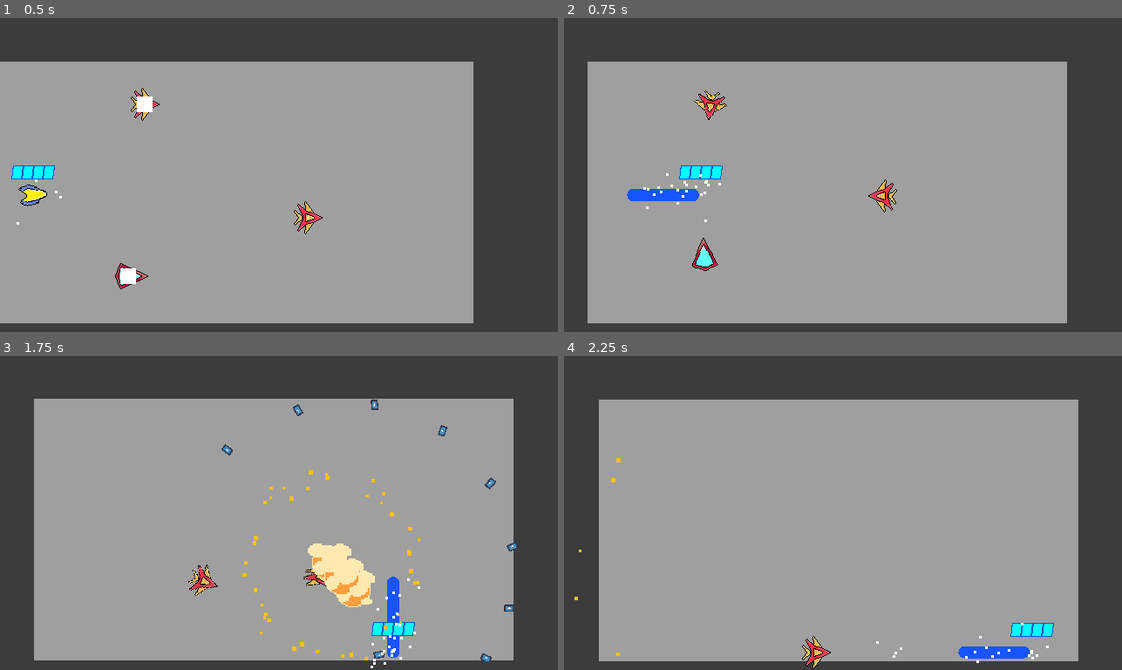
Above: before the commit, frames 1-4 (two rows, left to right).
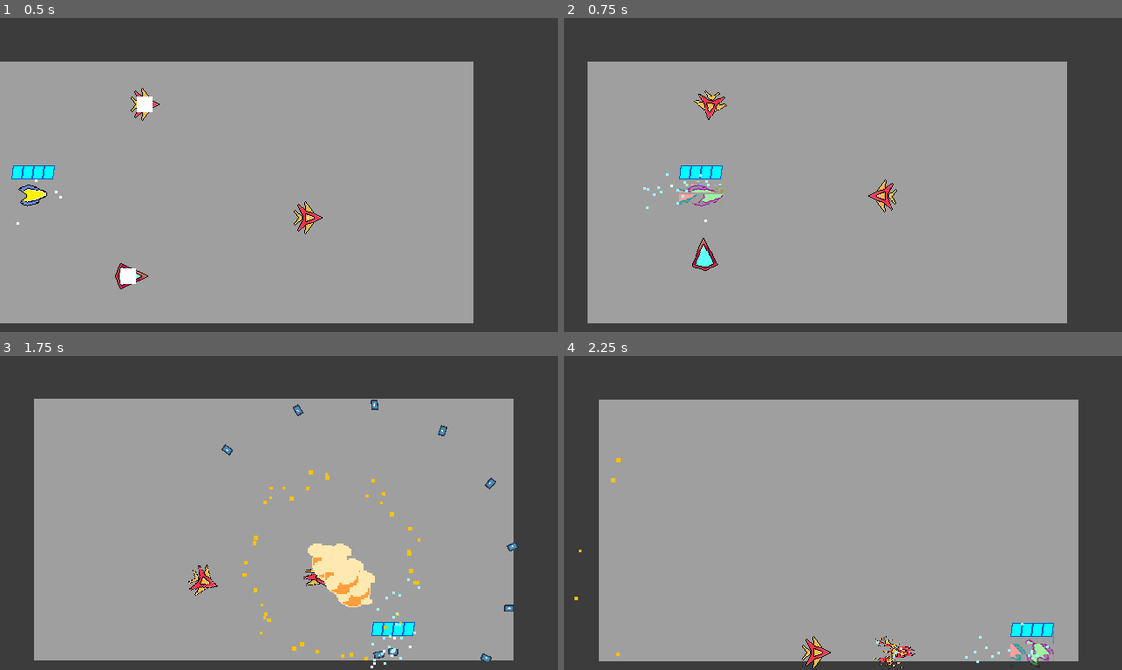
Above: after the commit, the same moments.

Repository: Nick98765432/Space-Blast
Game: Godot game, scene res://Levels/Level levels/node_2d.tscn
The game is run twice, just before and just after one commit, with the same random seed, the same clock (stepped at 60 frames per second) and the same inputs. The engine's default icon, where the game draws it, is replaced by a stand-in: a white triangle on a blue panel in a dark square. Sound files missing from this copy of the repository are replaced by a short silence.
Inputs (mouse positions are in pixels of both pictures, inside the frame that each line leads up to):
- Up to frame 1 (0.5 s): no input
- Up to frame 2 (0.75 s): move the mouse to (965, 159) at 0.52 s; hold D (right) from 0.53 s (still down); tap Shift (dash) at 0.6 s
- Up to frame 3 (1.75 s): move the mouse to (167, 528) at 1.27 s; release D (right) at 1.28 s; hold S (down) from 1.28 s (still down); right-click (167, 528) at 1.35 s; tap Shift (dash) at 1.55 s
- Up to frame 4 (2.25 s): move the mouse to (898, 443) at 2.02 s; release S (down) at 2.03 s; hold D (right) from 2.03 s (still down); tap Shift (dash) at 2.1 s

Frame 1 is identical in both runs. In frame 2, 0.8% of the frame differs, in the area x 11-29%, y 49-61%; in frame 3, 0.5%; in frame 4, 1.0%, in the area x 55-88%, y 85-100%.

Commit message:
glitch effect dash

Diff:
--- a/Enemies/Scenes/Spectre.tscn
+++ b/Enemies/Scenes/Spectre.tscn
@@ -12,29 +12,57 @@
 [ext_resource type="PackedScene" uid="uid://c06hquc6cp2ot" path="res://Enemies/Components/sounds.tscn" id="7_xirbi"]
 [ext_resource type="PackedScene" uid="uid://cenknsm871ybr" path="res://Enemies/Components/pathfinding_brain.tscn" id="8_g4ivx"]
 
+[sub_resource type="CircleShape2D" id="CircleShape2D_knqma"]
+
 [sub_resource type="Shader" id="Shader_u0n1h"]
 code = "shader_type canvas_item;
-uniform vec4 flashColour = vec4(1.0);
+
+uniform float shake_power = 0.03;
+uniform float shake_rate : hint_range(0.0, 1.0) = 0.2;
+uniform float shake_speed = 5.0;
+uniform float shake_block_size = 30.5;
+uniform float shake_color_rate : hint_range(0.0, 1.0) = 0.01;
+
+uniform vec4 flashColour : source_color = vec4(1.0);
 uniform float mixAmount = 0.9;
-void fragment() {
-	vec4 colour = texture(TEXTURE, UV);
-	colour.rgb = mix(colour.rgb,flashColour.rgb,mixAmount);
-	COLOR = colour;
+
+float random(float seed) {
+    return fract(543.2543 * sin(dot(vec2(seed, seed), vec2(3525.46, -54.3415))));
 }
 
-//void light() {
-	// Called for every pixel for every light affecting the CanvasItem.
-	// Uncomment to replace the default light processing function with this one.
-//}
-"
+void fragment() {
+    // Base sprite
+    vec4 base = texture(TEXTURE, UV);
+
+    // Shake enable
+    float enable_shift = float(random(floor(TIME * shake_speed)) < shake_rate);
+
+    // Distorted UV
+    vec2 uv = UV;
+    uv.x += (random(floor(UV.y * shake_block_size) / shake_block_size + TIME) - 0.5)
+            * shake_power * enable_shift;
+
+    vec4 glitch = texture(TEXTURE, uv);
+
+    // Blend base + glitch
+    vec4 color = mix(base, glitch, enable_shift);
+
+    // Flash overlay (final stage)
+    color.rgb = mix(color.rgb, flashColour.rgb, mixAmount);
+
+    COLOR = color;
+}"
 
 [sub_resource type="ShaderMaterial" id="ShaderMaterial_vyvvj"]
 resource_local_to_scene = true
 shader = SubResource("Shader_u0n1h")
-shader_parameter/flashColour = Vector4(1, 1, 1, 1)
+shader_parameter/shake_power = 0.5
+shader_parameter/shake_rate = 0.0
+shader_parameter/shake_speed = 1.0
+shader_parameter/shake_block_size = 30.5
+shader_parameter/shake_color_rate = 0.0
+shader_parameter/flashColour = Color(1, 1, 1, 1)
 shader_parameter/mixAmount = 0.0
-
-[sub_resource type="CircleShape2D" id="CircleShape2D_knqma"]
 
 [node name="Spectre" type="CharacterBody2D" groups=["enemies"]]
 texture_filter = 1
@@ -43,10 +71,6 @@
 motion_mode = 1
 wall_min_slide_angle = 0.0
 script = ExtResource("1_c80yy")
-
-[node name="enemySprite" type="Sprite2D" parent="."]
-material = SubResource("ShaderMaterial_vyvvj")
-texture = ExtResource("1_v85x2")
 
 [node name="wall collisions" type="CollisionShape2D" parent="."]
 shape = SubResource("CircleShape2D_knqma")
@@ -67,6 +91,10 @@
 one_shot = true
 
 [node name="hitbox" parent="." instance=ExtResource("2_emx48")]
+
+[node name="enemySprite" type="Sprite2D" parent="."]
+material = SubResource("ShaderMaterial_vyvvj")
+texture = ExtResource("1_v85x2")
 
 [node name="phaseDash" parent="." instance=ExtResource("4_32a7r")]
 stamina = 999999999
--- a/Enemies/Scenes/phase_dash.gd
+++ b/Enemies/Scenes/phase_dash.gd
@@ -8,6 +8,7 @@
 var trailState: int = -1
 var dashDir: Vector2 = Vector2.ZERO
 var isDashing: bool = false
+
 @onready var dash_trail: Line2D = $dashTrail
 @export var stamina: int = 3
 @export var maxStamina: int = 3
@@ -39,11 +40,12 @@
 func dash(direction: Vector2):
 	particles.dash_part.global_position = parent.global_position
 	if stamina > 0 and not isDashing:
+		parent.enemy_sprite.show()
 		var dir = -1
 		dashDir = direction
 		isDashing = true
 		stamina -= 1
-		parent.enemy_sprite.hide()
+		glitch()
 		particles.dash_part.restart()
 		dash_trail.points[0] = parent.global_position
 		dash_trail.points[1] = parent.global_position
@@ -51,5 +53,18 @@
 		trailState = 0
 		await get_tree().create_timer(dashDur).timeout
 		trailState = 1
+		glitchIn()
+		isDashing = false
 		parent.enemy_sprite.show()
-		isDashing = false
+
+func glitch():
+	parent.enemy_sprite.material.set_shader_parameter("shake_rate", 1.0)
+	await get_tree().create_timer(0.15).timeout
+	parent.enemy_sprite.hide()
+	parent.enemy_sprite.material.set_shader_parameter("shake_rate", 0.0)
+
+func glitchIn():
+	parent.enemy_sprite.material.set_shader_parameter("shake_rate", 1.0)
+	parent.enemy_sprite.show()
+	await get_tree().create_timer(0.1).timeout
+	parent.enemy_sprite.material.set_shader_parameter("shake_rate", 0.0)
--- a/Enemies/shaders/hurt.gdshader
+++ b/Enemies/shaders/hurt.gdshader
@@ -1,13 +1,37 @@
 shader_type canvas_item;
-uniform vec4 flashColour = vec4(1.0);
+
+uniform float shake_power = 0.03;
+uniform float shake_rate : hint_range(0.0, 1.0) = 0.2;
+uniform float shake_speed = 5.0;
+uniform float shake_block_size = 30.5;
+uniform float shake_color_rate : hint_range(0.0, 1.0) = 0.01;
+
+uniform vec4 flashColour : source_color = vec4(1.0);
 uniform float mixAmount = 0.9;
-void fragment() {
-	vec4 colour = texture(TEXTURE, UV);
-	colour.rgb = mix(colour.rgb,flashColour.rgb,mixAmount);
-	COLOR = colour;
+
+float random(float seed) {
+    return fract(543.2543 * sin(dot(vec2(seed, seed), vec2(3525.46, -54.3415))));
 }
 
-//void light() {
-	// Called for every pixel for every light affecting the CanvasItem.
-	// Uncomment to replace the default light processing function with this one.
-//}
+void fragment() {
+    // Base sprite
+    vec4 base = texture(TEXTURE, UV);
+
+    // Shake enable
+    float enable_shift = float(random(floor(TIME * shake_speed)) < shake_rate);
+
+    // Distorted UV
+    vec2 uv = UV;
+    uv.x += (random(floor(UV.y * shake_block_size) / shake_block_size + TIME) - 0.5)
+            * shake_power * enable_shift;
+
+    vec4 glitch = texture(TEXTURE, uv);
+
+    // Blend base + glitch
+    vec4 color = mix(base, glitch, enable_shift);
+
+    // Flash overlay (final stage)
+    color.rgb = mix(color.rgb, flashColour.rgb, mixAmount);
+
+    COLOR = color;
+}
--- /dev/null
+++ b/Player/glitch.gdshader
@@ -0,0 +1,30 @@
+shader_type canvas_item;
+render_mode unshaded;
+// Shake parameters
+uniform float shake_power = 0.03;
+uniform float shake_rate : hint_range(0.0, 1.0) = 0.2;
+uniform float shake_speed = 5.0;
+uniform float shake_block_size = 30.5;
+uniform float shake_color_rate : hint_range(0.0, 1.0) = 0.01;
+
+// Godot 4 requires SCREEN_TEXTURE to be explicitly declared
+uniform sampler2D SCREEN_TEXTURE : hint_screen_texture;
+
+float random(float seed)
+{
+    return fract(543.2543 * sin(dot(vec2(seed, seed), vec2(3525.46, -54.3415))));
+}
+
+void fragment()
+{
+    float enable_shift = float(random(floor(TIME * shake_speed)) < shake_rate);
+
+    vec2 fixed_uv = SCREEN_UV;
+    fixed_uv.x += (random(floor(SCREEN_UV.y * shake_block_size) / shake_block_size + TIME) - 0.5) * shake_power * enable_shift;
+
+    vec4 pixel_color = texture(SCREEN_TEXTURE, fixed_uv);
+    pixel_color.r = mix(pixel_color.r, texture(SCREEN_TEXTURE, fixed_uv + vec2(shake_color_rate, 0.0)).r, enable_shift);
+    pixel_color.b = mix(pixel_color.b, texture(SCREEN_TEXTURE, fixed_uv - vec2(shake_color_rate, 0.0)).b, enable_shift);
+
+    COLOR = pixel_color;
+}
--- a/Player/new_particle_process_material.tres
+++ b/Player/new_particle_process_material.tres
@@ -9,3 +9,4 @@
 gravity = Vector3(0, 0, 0)
 scale_min = 3.0
 scale_max = 3.0
+color = Color(0.635294, 1, 0.976471, 1)
--- a/Player/player.gd
+++ b/Player/player.gd
@@ -58,6 +58,7 @@
 @onready var dash_part_2: GPUParticles2D = $dashPart2
 @onready var dash_part_3: GPUParticles2D = $dashPart3
 @onready var dash_trail: Line2D = $dashTrail
+@onready var glitch_effect: ColorRect = $glitchEffect
 
 
 
@@ -275,22 +276,32 @@
 			dashDir = Vector2(1, 0)
 		dashes -= 1
 		dash_part.restart()
-		player_sprite.hide()
+		glitch()
 		dash_part_3.restart()
 		dash_trail.points[0] = global_position
-		dash_trail.show()
+		#dash_trail.show()
 		trailState = 0
 		await get_tree().create_timer(0.3).timeout
 		trailState = 1
 		dash_part_2.restart()
-		player_sprite.show()
+		glitchIn()
 		isDashing = false
 		if dashes <= 0:
 			dashAgain = false
 		if dash_cool.time_left <= 0:
 			dash_cool.start()
 
-
+func glitch():
+	glitch_effect.material.set_shader_parameter("shake_rate", 1.0)
+	await get_tree().create_timer(0.15).timeout
+	player_sprite.hide()
+	glitch_effect.material.set_shader_parameter("shake_rate", 0.0)
+
+func glitchIn():
+	glitch_effect.material.set_shader_parameter("shake_rate", 1.0)
+	player_sprite.show()
+	await get_tree().create_timer(0.1).timeout
+	glitch_effect.material.set_shader_parameter("shake_rate", 0.0)
 
 func _on_dash_cool_timeout() -> void:
 	if dashes < 2:
--- a/Player/player.tscn
+++ b/Player/player.tscn
@@ -8,6 +8,7 @@
 [ext_resource type="Texture2D" uid="uid://33kgawwdgw5" path="res://Player/sprites and assets/fullAuto.png" id="5_f3aua"]
 [ext_resource type="Texture2D" uid="uid://cl5bttt2lep5d" path="res://Player/sprites and assets/No Life.png" id="6_bq038"]
 [ext_resource type="Texture2D" uid="uid://blgem7rjjvnhc" path="res://Player/sprites and assets/explode.png" id="6_n0myu"]
+[ext_resource type="Shader" path="res://Player/glitch.gdshader" id="7_qu5n1"]
 [ext_resource type="Texture2D" uid="uid://elo6pwe1k81v" path="res://Player/sprites and assets/Life.png" id="7_thfcu"]
 [ext_resource type="AudioStream" uid="uid://c3e8u2jrnxlj1" path="res://Sounds/SFX/Reload GFL7.wav" id="9_t2qnr"]
 [ext_resource type="AudioStream" uid="uid://cq5od7p62h3ie" path="res://Sounds/SFX/Shotgun-Clueless79.wav" id="10_eh1rl"]
@@ -100,6 +101,14 @@
 scale_max = 75.0
 scale_curve = SubResource("CurveTexture_e81nx")
 
+[sub_resource type="ShaderMaterial" id="ShaderMaterial_iv75s"]
+shader = ExtResource("7_qu5n1")
+shader_parameter/shake_power = 0.035
+shader_parameter/shake_rate = 0.0
+shader_parameter/shake_speed = 5.0
+shader_parameter/shake_block_size = 30.5
+shader_parameter/shake_color_rate = 0.05
+
 [sub_resource type="CanvasItemMaterial" id="CanvasItemMaterial_xwsg4"]
 particles_animation = true
 particles_anim_h_frames = 12
@@ -226,6 +235,15 @@
 modulate = Color(1.1, 1, 1, 1)
 rotation = -1.5708
 texture = ExtResource("2_srdbb")
+
+[node name="glitchEffect" type="ColorRect" parent="."]
+material = SubResource("ShaderMaterial_iv75s")
+offset_left = -25.0
+offset_top = -25.0
+offset_right = 25.0
+offset_bottom = 25.0
+
+[node name="CanvasLayer" type="CanvasLayer" parent="."]
 
 [node name="Explode1" type="GPUParticles2D" parent="."]
 material = SubResource("CanvasItemMaterial_xwsg4")
Not shown: 1 places in Player/player.tscn that only renumber resources
